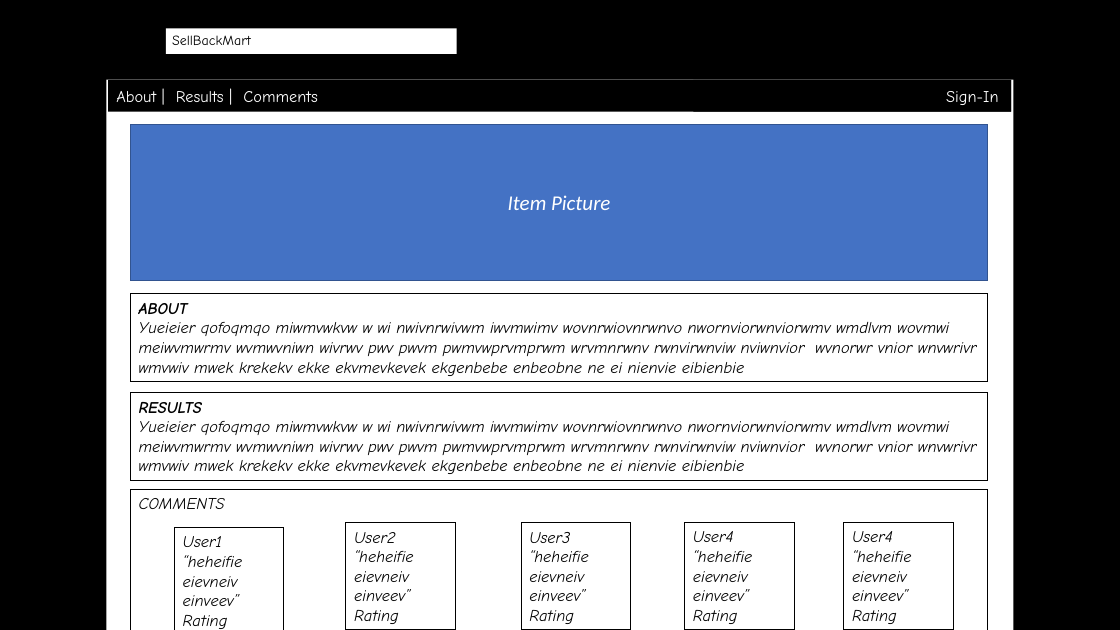
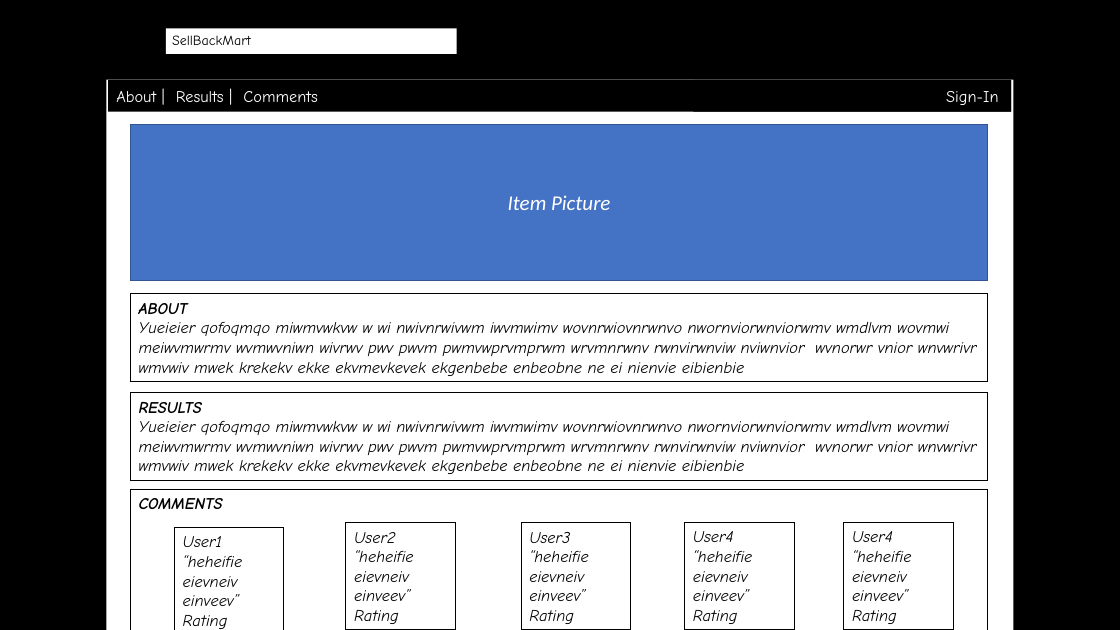
Before and after one commit to byllynho/SellBackMart, a slide deck: slide 3 of docs/wireframes/wireframes.pptx. Drawn at 1120x630 pixels with LibreOffice and Linux fonts; fonts in the diff are those of the drawing; background and template pictures are left out. Boxes give left, top, right and bottom in pixels: in the first picture for what was removed or moved away, otherwise in the second. Text is boxed around its words. In the diff, an @@ line names an element or a change of style, - is before the commit and + after.

```diff
--- a/docs/wireframes/wireframes.pptx
+++ b/docs/wireframes/wireframes.pptx
@@ rectangle "COMMENTS" at (130,489,988,630): bold on @@
```
Also in this commit, not shown: 1 slide added.
